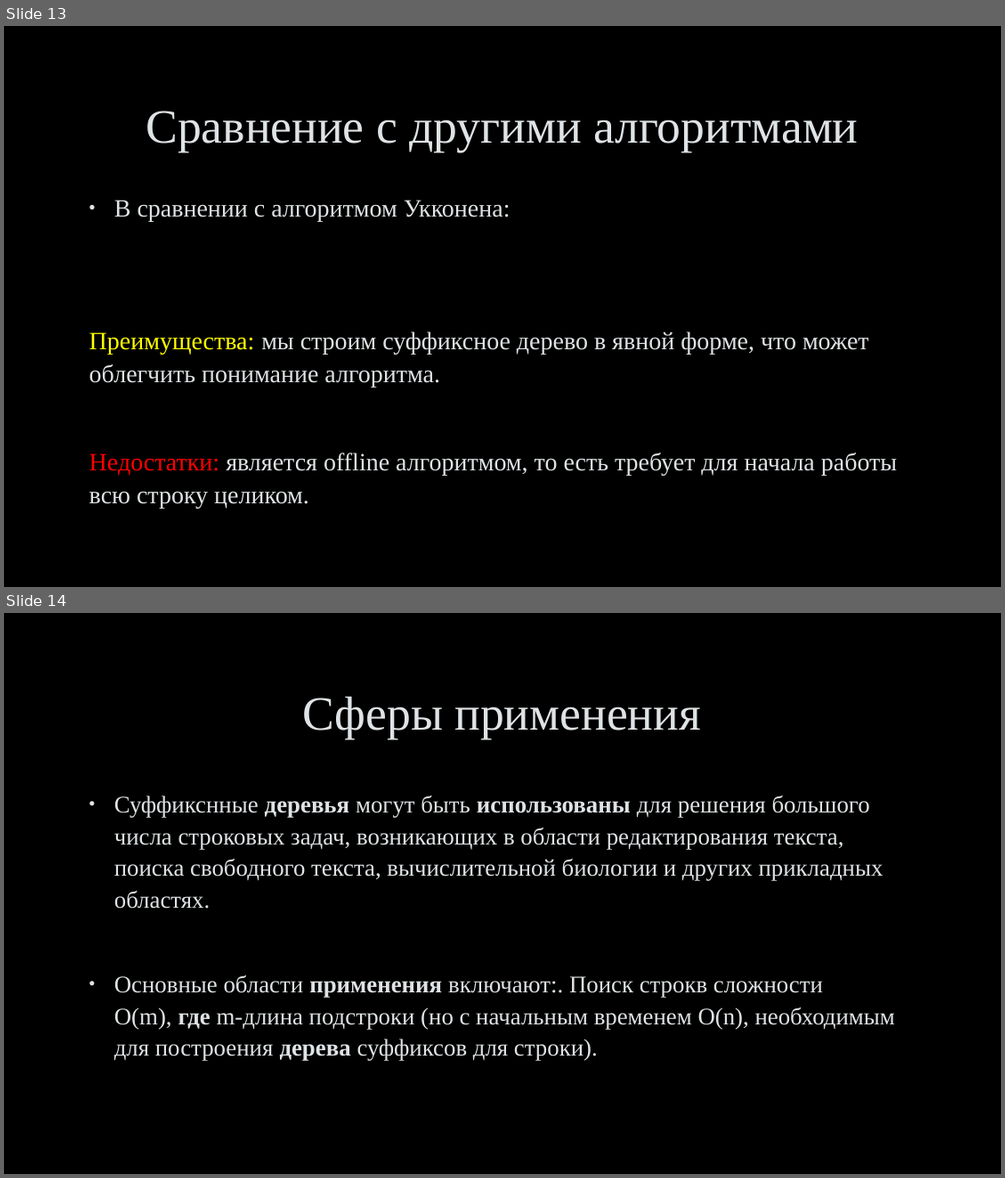
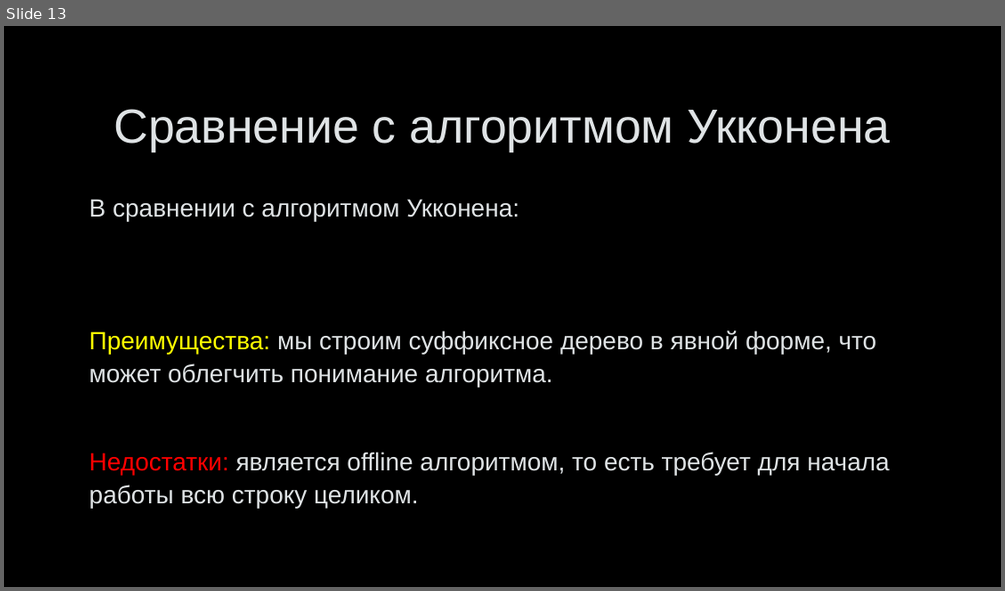
Before and after one commit to belkova-ea/McCreight-s-algo, a slide deck: Алгоритм МакКрейта.pptx. Shown one above the other, each under a label of ours: slides 13 and 14 before the commit, slide 13 after it. The pictures are 1005x1178 and 1005x591 pixels, drawn with LibreOffice and Linux fonts; fonts in the diff are those of the drawing; background and template pictures are left out. Boxes give left, top, right and bottom in pixels: in the first picture for what was removed or moved away, otherwise in the second. Text is boxed around its words. In the diff, an @@ line names an element or a change of style, - is before the commit and + after.

```diff
--- a/Алгоритм МакКрейта.pptx
+++ b/Алгоритм МакКрейта.pptx
@@ slide 14 removed at (x1=4, y1=613, x2=1001, y2=1174), background picture (left out) @@
@@ title removed at (x1=303, y1=696, x2=700, y2=738) @@
-Сферы применения
@@ text removed at (x1=114, y1=795, x2=895, y2=1061) @@
-• Суффикснные деревья могут быть использованы для решения большого числа строковых задач, возникающих в области редактирования текста, поиска свободного текста, вычислительной биологии и других прикладных областях.
-• Основные области применения включают:. Поиск строкв сложности O(m), где m-длина подстроки (но с начальным временем O(n), необходимым для построения дерева суффиксов для строки).
@@ slide 13 changed as well @@
@@ title at (x1=113, y1=109, x2=890, y2=151): text changed; font Times New Roman to Arial @@
-Сравнение с другими алгоритмами
+Сравнение с алгоритмом Укконена
@@ text "В сравнении с алгоритмом Укконена:" at (x1=89, y1=199, x2=889, y2=507): font Times New Roman to Arial; bullet • to none @@
```
Also in this commit, not shown: 12 other slides changed, 2 slides added.
